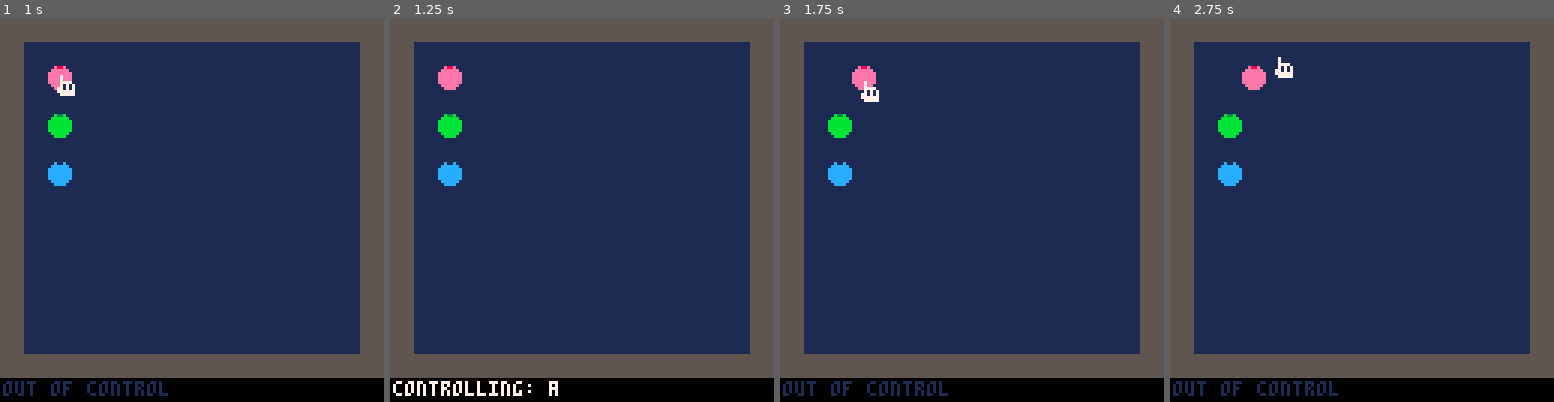
Above: before the commit, frames 1-4 (left to right).
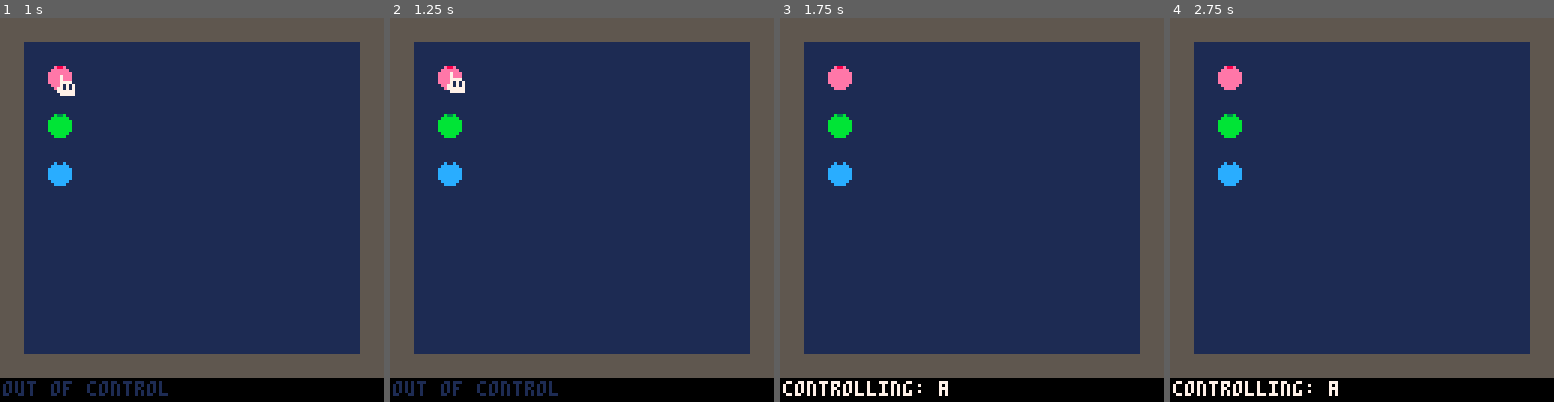
Above: after the commit, the same moments.

Repository: ethanmuller/gmtk-2020-jam
Game: PICO-8 cartridge ooc.p8
The game is run twice, just before and just after one commit, with the same random seed, the same clock (stepped at 60 frames per second) and the same inputs.
Inputs:
- Up to frame 1 (1 s): tap X (X key) at 0.33 s; tap O (Z key) at 0.7 s
- Up to frame 2 (1.25 s): tap X (X key) at 1.07 s
- Up to frame 3 (1.75 s): hold Right from 1.6 s (still down); tap O (Z key) at 1.7 s
- Up to frame 4 (2.75 s): tap X (X key) at 1.85 s; release Right at 2.1 s; tap O (Z key) at 2.1, 2.5 s; hold Up 2.15-2.42 s; hold Right from 2.47 s (still down)

Frame 1 is identical in both runs. In frame 2, 1.1% of the frame differs, in the area x 0-44%, y 14-99%; in frame 3, 1.7%; in frame 4, 1.8%, in the area x 0-44%, y 10-99%.

Commit message:
Replace button number with emoji 😁

Diff:
--- a/ooc.p8
+++ b/ooc.p8
@@ -110,21 +110,21 @@
 
 function get_input()
   if ctrl.out then
-    if btnp(0) then ctrl.x -= 1 end
-    if btnp(1) then ctrl.x += 1 end
-    if btnp(2) then ctrl.y -= 1 end
-    if btnp(3) then ctrl.y += 1 end
-
-    if btnp(0) or
-      btnp(1) or
-      btnp(2) or
-      btnp(3) then
+    if btnp(⬅️) then ctrl.x -= 1 end
+    if btnp(➡️) then ctrl.x += 1 end
+    if btnp(⬆️) then ctrl.y -= 1 end
+    if btnp(⬇️) then ctrl.y += 1 end
+
+    if btnp(⬅️) or
+      btnp(➡️) or
+      btnp(⬆️) or
+      btnp(⬇️) then
 
       sfx(snd["blip"])
     end
 
 
-    if btnp(4) then
+    if btnp(⬇️) then
       local i = actor_i_at_point(ctrl.x, ctrl.y)
       if i then
         set_ctrl(i)
@@ -132,19 +132,19 @@
         sfx(snd["nope"])
       end
     end
-    if btnp(5) then
+    if btnp(🅾️) then
       set_ctrl(ctrl.target)
     end
   else
     local last_x = actors[ctrl.target].x
     local last_y = actors[ctrl.target].y
 
-    if btnp(0) then actors[ctrl.target].x -= 1 end
-    if btnp(1) then actors[ctrl.target].x += 1 end
-    if btnp(2) then actors[ctrl.target].y -= 1 end
-    if btnp(3) then actors[ctrl.target].y += 1 end
-
-    if btnp(4) then
+    if btnp(⬅️) then actors[ctrl.target].x -= 1 end
+    if btnp(➡️) then actors[ctrl.target].x += 1 end
+    if btnp(⬆️) then actors[ctrl.target].y -= 1 end
+    if btnp(⬇️) then actors[ctrl.target].y += 1 end
+
+    if btnp(🅾️) then
       ctrl.out = true
       ctrl.x = actors[ctrl.target].x
       ctrl.y = actors[ctrl.target].y
